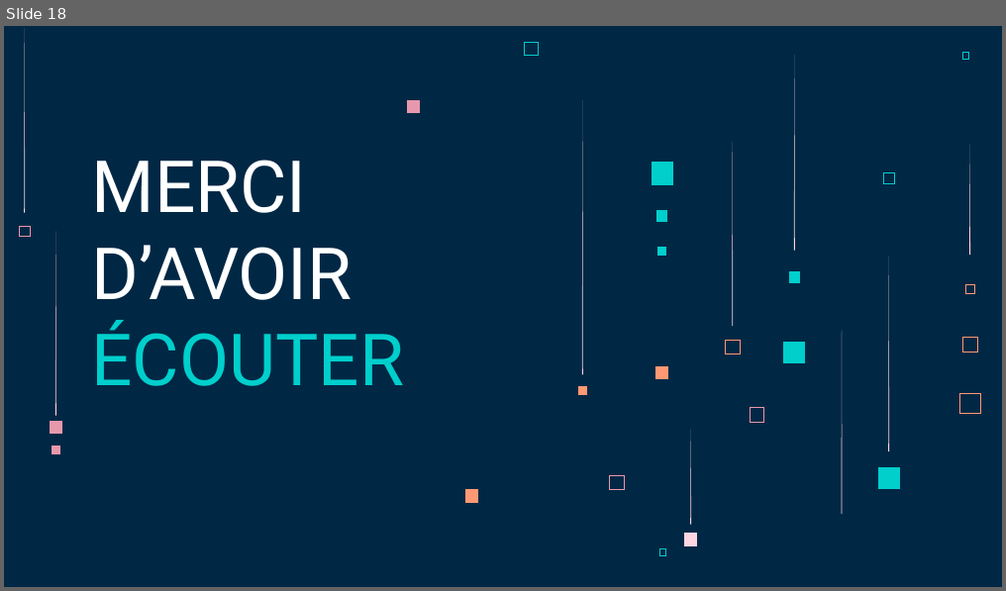
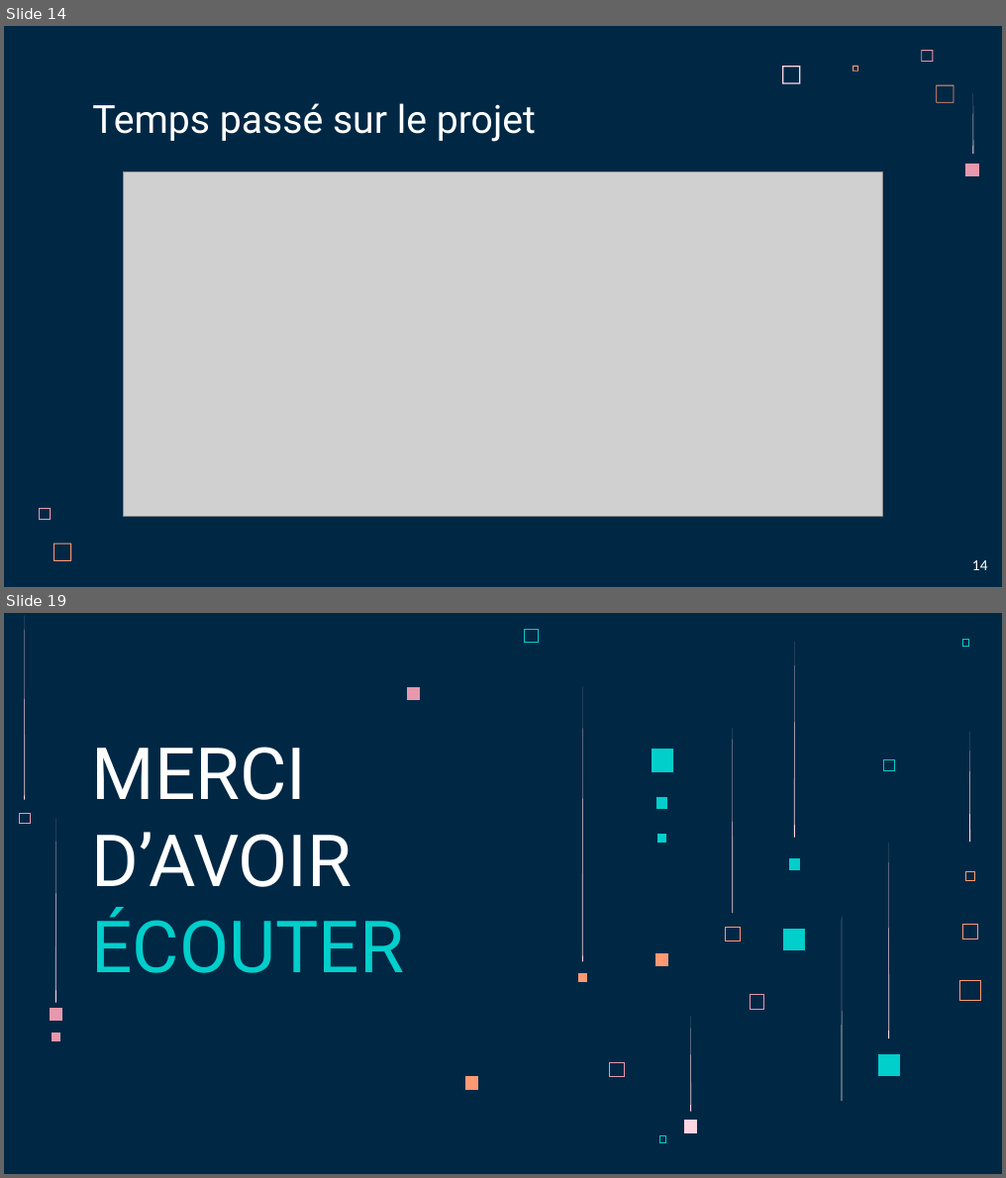
Before and after one commit to LoicSERRE/Projet-annuel-BUT3, a slide deck: Revue de projet/Diapo revue de projet.pptx. Shown one above the other, each under a label of ours: slide 18 before the commit, slides 14 and 19 after it; the slides between them are not shown. The pictures are 1006x591 and 1006x1178 pixels, drawn with LibreOffice and Linux fonts; fonts in the diff are those of the drawing; grey boxes stand for pictures. Boxes give left, top, right and bottom in pixels: in the first picture for what was removed or moved away, otherwise in the second. Text is boxed around its words. In the diff, an @@ line names an element or a change of style, - is before the commit and + after.

```diff
--- a/Revue de projet/Diapo revue de projet.pptx
+++ b/Revue de projet/Diapo revue de projet.pptx
@@ slide 14 added at bbox=[4, 26, 1002, 587], background #002845 @@
@@ freeform shape added at bbox=[921, 50, 933, 62], fill #E898AC @@
@@ freeform shape added at bbox=[782, 66, 800, 83], fill #FFD6E1 @@
@@ freeform shape added at bbox=[852, 66, 858, 72], fill #FF9973 @@
@@ freeform shape added at bbox=[936, 84, 954, 103], fill #FF9973 @@
@@ title added at bbox=[92, 103, 536, 142], 28 pt, text #FFFFFF @@
+Temps passé sur le projet
@@ freeform shape added at bbox=[973, 94, 974, 155], fill #FFD6E1 @@
@@ picture added at bbox=[124, 172, 882, 517] @@
@@ freeform shape added at bbox=[966, 163, 979, 175], fill #E898AC @@
@@ freeform shape added at bbox=[39, 508, 51, 520], fill #E898AC @@
@@ freeform shape added at bbox=[54, 544, 72, 562], fill #FF9973 @@
@@ text added at bbox=[972, 561, 988, 570], 11 pt, text #FFFFFF @@
+14
@@ what was slide 18 is now slide 19 @@
```
Also in this commit, not shown: 16 slides changed.
